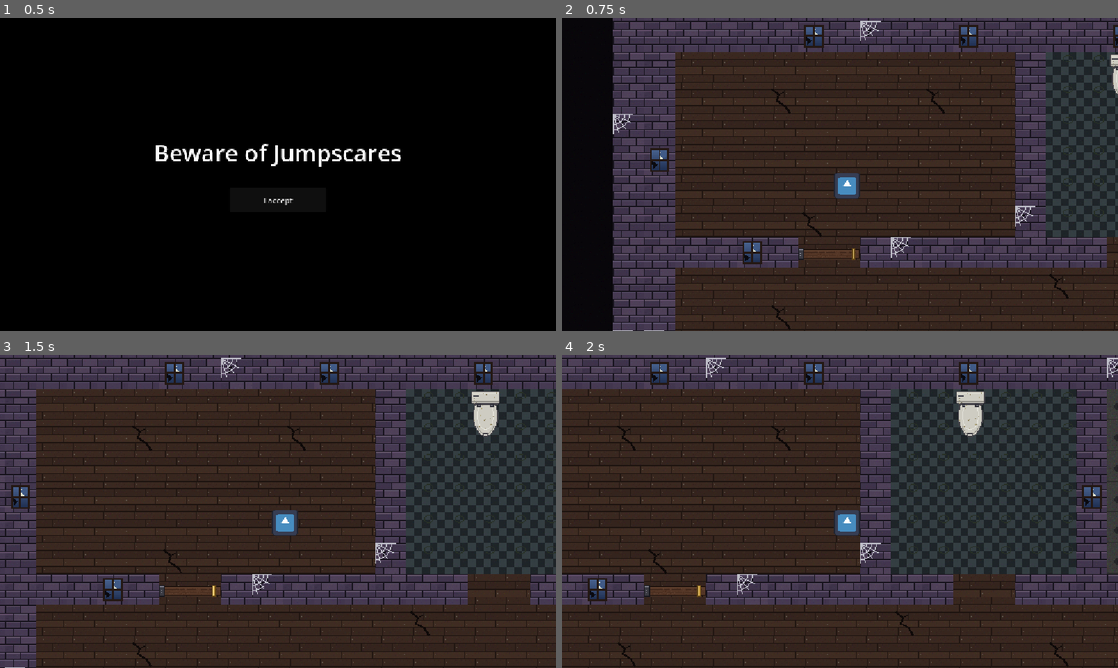
Above: before the commit, frames 1-4 (two rows, left to right).
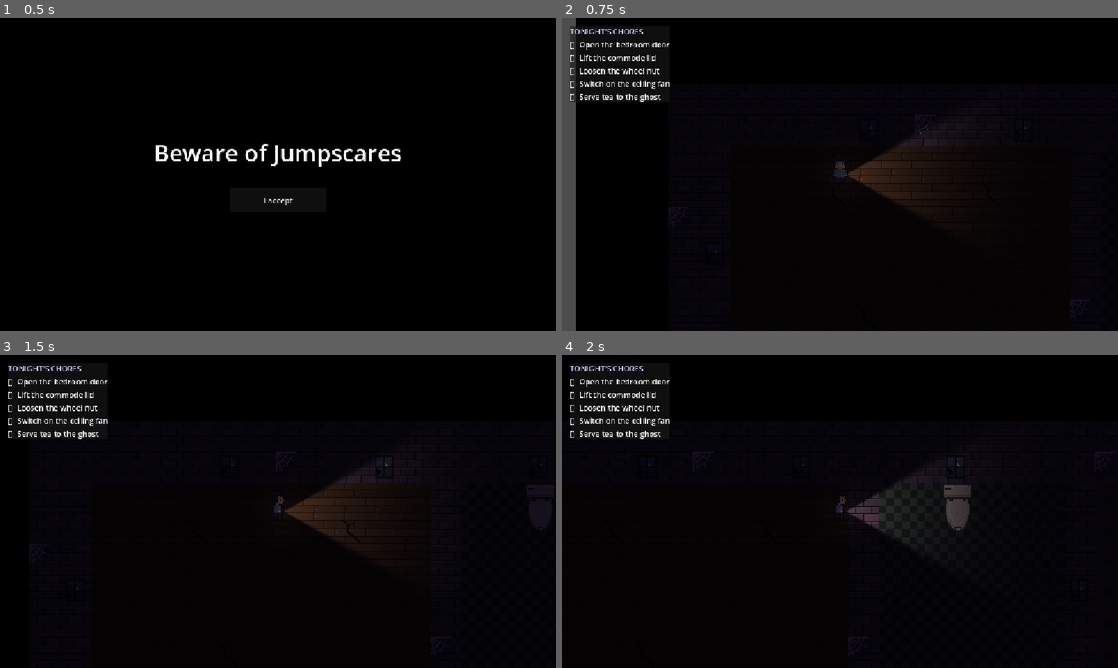
Above: after the commit, the same moments.

Repository: RohanSeshasaiVasa/Spooky_Physics
Game: Godot game, scene res://Scenes/House.tscn
Two runs of this game, one before a commit and one after it. Both use one fixed random seed, a clock stepped at 60 frames per second and the inputs below. The engine's default icon, where the game draws it, is replaced by a stand-in: a white triangle on a blue panel in a dark square.
Inputs (mouse positions are in pixels of both pictures, inside the frame that each line leads up to):
- Up to frame 1 (0.5 s): no input
- Up to frame 2 (0.75 s): click "I accept" at 0.5 s
- Up to frame 3 (1.5 s): tap Enter at 1.25 s; move the mouse to (400, 495) at 1.27 s; hold D (move_right) from 1.28 s (still down); hold E (interact) from 1.28 s (still down); click (400, 495) at 1.42 s
- Up to frame 4 (2 s): keep holding D (move_right); keep holding E (interact)

Frame 1 is identical in both runs. In frame 2, 87% of the frame differs, in the area x 0-100%, y 0-100%; in frame 3, 93%; in frame 4, 93%.

Commit message:
Polished the game

Diff:
--- /dev/null
+++ b/Assets/unshaded.tres
@@ -0,0 +1,4 @@
+[gd_resource type="CanvasItemMaterial" format=3 uid="uid://b3wx0q6hjkj6w"]
+
+[resource]
+light_mode = 1
--- a/Scenes/Commode.tscn
+++ b/Scenes/Commode.tscn
@@ -4,6 +4,7 @@
 [ext_resource type="Texture2D" uid="uid://2p7t421brcd1" path="res://Assets/toilet.png" id="2_pds5p"]
 [ext_resource type="Texture2D" uid="uid://bawrj2h87hqcs" path="res://Assets/toilet_lid.png" id="3_65q3a"]
 [ext_resource type="LabelSettings" uid="uid://c5i4buj4vu1qn" path="res://Assets/pormpt_label.tres" id="3_g103t"]
+[ext_resource type="Material" uid="uid://b3wx0q6hjkj6w" path="res://Assets/unshaded.tres" id="4_g103t"]
 [ext_resource type="Texture2D" uid="uid://sh36ueguh3fe" path="res://Assets/torque_lid_diagram.png" id="5_65q3a"]
 
 [sub_resource type="RectangleShape2D" id="RectangleShape2D_38ogf"]
@@ -39,6 +40,7 @@
 shape = SubResource("RectangleShape2D_mw28t")
 
 [node name="Prompt" type="Label" parent="." unique_id=1941139618]
+material = ExtResource("4_g103t")
 offset_left = -60.0
 offset_top = -20.0
 offset_right = 60.0
--- a/Scenes/Door.tscn
+++ b/Scenes/Door.tscn
@@ -3,6 +3,7 @@
 [ext_resource type="Texture2D" uid="uid://bwx6d2kfa7qr1" path="res://Assets/door.png" id="1_38ogf"]
 [ext_resource type="Script" uid="uid://t5dmgqor1bhg" path="res://Scripts/door.gd" id="1_mw28t"]
 [ext_resource type="LabelSettings" uid="uid://c5i4buj4vu1qn" path="res://Assets/pormpt_label.tres" id="3_7mbvs"]
+[ext_resource type="Material" uid="uid://b3wx0q6hjkj6w" path="res://Assets/unshaded.tres" id="3_bgsld"]
 [ext_resource type="Texture2D" uid="uid://dwwfd1siliwjq" path="res://Assets/torque_door_diagram.png" id="4_1fk65"]
 
 [sub_resource type="RectangleShape2D" id="RectangleShape2D_38ogf"]
@@ -33,6 +34,7 @@
 shape = SubResource("RectangleShape2D_mw28t")
 
 [node name="Prompt" type="Label" parent="." unique_id=1941139618]
+material = ExtResource("3_bgsld")
 offset_left = -28.0
 offset_top = -40.0
 offset_right = 92.0
--- a/Scenes/House.tscn
+++ b/Scenes/House.tscn
@@ -9,6 +9,21 @@
 [ext_resource type="PackedScene" uid="uid://dvutstbhpd8qg" path="res://Scenes/fan.tscn" id="7_2u2x3"]
 [ext_resource type="PackedScene" uid="uid://bm2srmnak33dc" path="res://Scenes/tea.tscn" id="8_gfhlv"]
 
+[sub_resource type="OccluderPolygon2D" id="OccluderPolygon2D_gfhlv"]
+polygon = PackedVector2Array(-16, -16, 16, -16, 16, 16, -16, 16)
+
+[sub_resource type="OccluderPolygon2D" id="OccluderPolygon2D_ppwsj"]
+polygon = PackedVector2Array(-16, -16, 16, -16, 16, 16, -16, 16)
+
+[sub_resource type="OccluderPolygon2D" id="OccluderPolygon2D_vdgdd"]
+polygon = PackedVector2Array(-16, -16, 16, -16, 16, 16, -16, 16)
+
+[sub_resource type="OccluderPolygon2D" id="OccluderPolygon2D_bg37v"]
+polygon = PackedVector2Array(-16, -16, 16, -16, 16, 16, -16, 16)
+
+[sub_resource type="OccluderPolygon2D" id="OccluderPolygon2D_cy6o3"]
+polygon = PackedVector2Array(-16, -16, 16, -16, 16, 16, -16, 16)
+
 [sub_resource type="TileSetAtlasSource" id="TileSetAtlasSource_q8l06"]
 texture = ExtResource("1_ftrsn")
 texture_region_size = Vector2i(32, 32)
@@ -18,18 +33,24 @@
 3:0/0 = 0
 4:0/0 = 0
 0:1/0 = 0
+0:1/0/occlusion_layer_0/polygon_0/polygon = SubResource("OccluderPolygon2D_gfhlv")
 0:1/0/physics_layer_0/polygon_0/points = PackedVector2Array(-16, -16, 16, -16, 16, 16, -16, 16)
 1:1/0 = 0
+1:1/0/occlusion_layer_0/polygon_0/polygon = SubResource("OccluderPolygon2D_ppwsj")
 1:1/0/physics_layer_0/polygon_0/points = PackedVector2Array(-16, -16, 16, -16, 16, 16, -16, 16)
 2:1/0 = 0
+2:1/0/occlusion_layer_0/polygon_0/polygon = SubResource("OccluderPolygon2D_vdgdd")
 2:1/0/physics_layer_0/polygon_0/points = PackedVector2Array(-16, -16, 16, -16, 16, 16, -16, 16)
 3:1/0 = 0
+3:1/0/occlusion_layer_0/polygon_0/polygon = SubResource("OccluderPolygon2D_bg37v")
 3:1/0/physics_layer_0/polygon_0/points = PackedVector2Array(-16, -16, 16, -16, 16, 16, -16, 16)
 4:1/0 = 0
+4:1/0/occlusion_layer_0/polygon_0/polygon = SubResource("OccluderPolygon2D_cy6o3")
 4:1/0/physics_layer_0/polygon_0/points = PackedVector2Array(-16, -16, 16, -16, 16, 16, -16, 16)
 
 [sub_resource type="TileSet" id="TileSet_bde3n"]
 tile_size = Vector2i(32, 32)
+occlusion_layer_0/light_mask = 1
 physics_layer_0/collision_layer = 1
 sources/0 = SubResource("TileSetAtlasSource_q8l06")
 
@@ -43,7 +64,7 @@
 position = Vector2(192, 273)
 
 [node name="Player" parent="." unique_id=1013173007 instance=ExtResource("1_xvb4y")]
-position = Vector2(-272, -27)
+position = Vector2(178, 94)
 
 [node name="Commode" parent="." unique_id=738299177 instance=ExtResource("4_c8aik")]
 position = Vector2(530, 66)
@@ -94,4 +115,7 @@
 [node name="Tea" parent="." unique_id=301102937 instance=ExtResource("8_gfhlv")]
 position = Vector2(167, 528)
 
+[node name="CanvasModulate" type="CanvasModulate" parent="." unique_id=839438627]
+color = Color(0.101960786, 0.078431375, 0.14901961, 1)
+
 [connection signal="pressed" from="Warning/Center/VBox/AcceptButton" to="Warning" method="_on_accept_button_pressed"]
--- a/Scenes/Player.tscn
+++ b/Scenes/Player.tscn
@@ -1,23 +1,164 @@
 [gd_scene format=3 uid="uid://bgc6pppamscw0"]
 
 [ext_resource type="Script" uid="uid://cymwx3rssigd6" path="res://Scripts/player.gd" id="1_kyqiw"]
-[ext_resource type="Texture2D" uid="uid://bll7vke4r6cg1" path="res://Assets/icon.svg" id="1_rpqav"]
+[ext_resource type="Texture2D" uid="uid://c7rjoyr3k4vjl" path="res://Assets/player_sheet.png" id="3_dewec"]
+[ext_resource type="Texture2D" uid="uid://b77vem7i5bbgy" path="res://Assets/flashlight.png" id="3_gntrk"]
 
-[sub_resource type="CircleShape2D" id="CircleShape2D_bde3n"]
-radius = 13.0
+[sub_resource type="RectangleShape2D" id="RectangleShape2D_gntrk"]
+size = Vector2(16, 31)
+
+[sub_resource type="AtlasTexture" id="AtlasTexture_5ixxa"]
+atlas = ExtResource("3_dewec")
+region = Rect2(0, 0, 24, 32)
+
+[sub_resource type="AtlasTexture" id="AtlasTexture_nn08x"]
+atlas = ExtResource("3_dewec")
+region = Rect2(24, 0, 24, 32)
+
+[sub_resource type="AtlasTexture" id="AtlasTexture_52ee3"]
+atlas = ExtResource("3_dewec")
+region = Rect2(48, 0, 24, 32)
+
+[sub_resource type="AtlasTexture" id="AtlasTexture_bhhdu"]
+atlas = ExtResource("3_dewec")
+region = Rect2(72, 0, 24, 32)
+
+[sub_resource type="AtlasTexture" id="AtlasTexture_gntrk"]
+atlas = ExtResource("3_dewec")
+region = Rect2(0, 32, 24, 32)
+
+[sub_resource type="AtlasTexture" id="AtlasTexture_dewec"]
+atlas = ExtResource("3_dewec")
+region = Rect2(24, 32, 24, 32)
+
+[sub_resource type="AtlasTexture" id="AtlasTexture_megsn"]
+atlas = ExtResource("3_dewec")
+region = Rect2(48, 32, 24, 32)
+
+[sub_resource type="AtlasTexture" id="AtlasTexture_yoq75"]
+atlas = ExtResource("3_dewec")
+region = Rect2(72, 32, 24, 32)
+
+[sub_resource type="AtlasTexture" id="AtlasTexture_ksbbd"]
+atlas = ExtResource("3_dewec")
+region = Rect2(0, 64, 24, 32)
+
+[sub_resource type="AtlasTexture" id="AtlasTexture_glx4g"]
+atlas = ExtResource("3_dewec")
+region = Rect2(24, 64, 24, 32)
+
+[sub_resource type="AtlasTexture" id="AtlasTexture_miouo"]
+atlas = ExtResource("3_dewec")
+region = Rect2(48, 64, 24, 32)
+
+[sub_resource type="AtlasTexture" id="AtlasTexture_o3h8g"]
+atlas = ExtResource("3_dewec")
+region = Rect2(72, 64, 24, 32)
+
+[sub_resource type="AtlasTexture" id="AtlasTexture_1e7my"]
+atlas = ExtResource("3_dewec")
+region = Rect2(0, 96, 24, 32)
+
+[sub_resource type="AtlasTexture" id="AtlasTexture_arntx"]
+atlas = ExtResource("3_dewec")
+region = Rect2(24, 96, 24, 32)
+
+[sub_resource type="AtlasTexture" id="AtlasTexture_lslt6"]
+atlas = ExtResource("3_dewec")
+region = Rect2(48, 96, 24, 32)
+
+[sub_resource type="AtlasTexture" id="AtlasTexture_ulo2v"]
+atlas = ExtResource("3_dewec")
+region = Rect2(72, 96, 24, 32)
+
+[sub_resource type="SpriteFrames" id="SpriteFrames_kyqiw"]
+animations = [{
+"frames": [{
+"duration": 1.0,
+"texture": SubResource("AtlasTexture_5ixxa")
+}, {
+"duration": 1.0,
+"texture": SubResource("AtlasTexture_nn08x")
+}, {
+"duration": 1.0,
+"texture": SubResource("AtlasTexture_52ee3")
+}, {
+"duration": 1.0,
+"texture": SubResource("AtlasTexture_bhhdu")
+}],
+"loop": 1,
+"name": &"walk_down",
+"speed": 8.0
+}, {
+"frames": [{
+"duration": 1.0,
+"texture": SubResource("AtlasTexture_gntrk")
+}, {
+"duration": 1.0,
+"texture": SubResource("AtlasTexture_dewec")
+}, {
+"duration": 1.0,
+"texture": SubResource("AtlasTexture_megsn")
+}, {
+"duration": 1.0,
+"texture": SubResource("AtlasTexture_yoq75")
+}],
+"loop": 1,
+"name": &"walk_left",
+"speed": 8.0
+}, {
+"frames": [{
+"duration": 1.0,
+"texture": SubResource("AtlasTexture_ksbbd")
+}, {
+"duration": 1.0,
+"texture": SubResource("AtlasTexture_glx4g")
+}, {
+"duration": 1.0,
+"texture": SubResource("AtlasTexture_miouo")
+}, {
+"duration": 1.0,
+"texture": SubResource("AtlasTexture_o3h8g")
+}],
+"loop": 1,
+"name": &"walk_right",
+"speed": 8.0
+}, {
+"frames": [{
+"duration": 1.0,
+"texture": SubResource("AtlasTexture_1e7my")
+}, {
+"duration": 1.0,
+"texture": SubResource("AtlasTexture_arntx")
+}, {
+"duration": 1.0,
+"texture": SubResource("AtlasTexture_lslt6")
+}, {
+"duration": 1.0,
+"texture": SubResource("AtlasTexture_ulo2v")
+}],
+"loop": 1,
+"name": &"walk_up",
+"speed": 8.0
+}]
 
 [node name="Player" type="CharacterBody2D" unique_id=1013173007]
 script = ExtResource("1_kyqiw")
 
-[node name="Sprite2D" type="Sprite2D" parent="." unique_id=2021174940]
-position = Vector2(514.5, 229.49998)
-scale = Vector2(0.21093732, 0.21093768)
-texture = ExtResource("1_rpqav")
-
 [node name="CollisionShape2D" type="CollisionShape2D" parent="." unique_id=157117476]
-position = Vector2(515, 230)
-shape = SubResource("CircleShape2D_bde3n")
+position = Vector2(0, -5.5)
+shape = SubResource("RectangleShape2D_gntrk")
 
 [node name="Camera2D" type="Camera2D" parent="." unique_id=1790275496]
-position = Vector2(507, 218)
 zoom = Vector2(2, 2)
+
+[node name="Flashlight" type="PointLight2D" parent="." unique_id=1540335321]
+position = Vector2(6, 0)
+color = Color(1, 0.9098039, 0.6901961, 1)
+energy = 1.2
+texture = ExtResource("3_gntrk")
+
+[node name="AnimatedSprite2D" type="AnimatedSprite2D" parent="." unique_id=198288693]
+position = Vector2(0, -6)
+sprite_frames = SubResource("SpriteFrames_kyqiw")
+animation = &"walk_down"
--- /dev/null
+++ b/Scenes/chore_list.tscn
@@ -0,0 +1,87 @@
+[gd_scene format=3 uid="uid://c57d7mhxuvdg"]
+
+[ext_resource type="Script" uid="uid://2t51cufwjo3" path="res://Scripts/chore_list.gd" id="1_nf8pk"]
+
+[node name="ChoreList" type="CanvasLayer" unique_id=143188522]
+process_mode = 3
+script = ExtResource("1_nf8pk")
+
+[node name="ListPanel" type="PanelContainer" parent="." unique_id=1575281029]
+offset_left = 16.0
+offset_top = 16.0
+offset_right = 56.0
+offset_bottom = 174.0
+
+[node name="VBox" type="VBoxContainer" parent="ListPanel" unique_id=1592964048]
+layout_mode = 2
+
+[node name="Header" type="Label" parent="ListPanel/VBox" unique_id=1175849240]
+layout_mode = 2
+theme_override_colors/font_color = Color(0.8509804, 0.78039217, 1, 1)
+text = "TONIGHT'S CHORES"
+
+[node name="Tasks" type="VBoxContainer" parent="ListPanel/VBox" unique_id=1686996445]
+unique_name_in_owner = true
+layout_mode = 2
+
+[node name="Door" type="Label" parent="ListPanel/VBox/Tasks" unique_id=23603257]
+layout_mode = 2
+text = "Open the bedroom door"
+
+[node name="Commode" type="Label" parent="ListPanel/VBox/Tasks" unique_id=2054684030]
+layout_mode = 2
+text = "Lift the commode lid"
+
+[node name="WheelNut" type="Label" parent="ListPanel/VBox/Tasks" unique_id=132259301]
+layout_mode = 2
+text = "Loosen the wheel nut"
+
+[node name="Fan" type="Label" parent="ListPanel/VBox/Tasks" unique_id=741620163]
+layout_mode = 2
+text = "Switch on the ceiling fan"
+
+[node name="Tea" type="Label" parent="ListPanel/VBox/Tasks" unique_id=892811776]
+layout_mode = 2
+text = "Serve tea to the ghost"
+
+[node name="Ending" type="ColorRect" parent="." unique_id=825802211]
+unique_name_in_owner = true
+visible = false
+anchors_preset = 15
+anchor_right = 1.0
+anchor_bottom = 1.0
+grow_horizontal = 2
+grow_vertical = 2
+color = Color(0, 0, 0, 0.9098039)
+
+[node name="Center" type="CenterContainer" parent="Ending" unique_id=2031999267]
+layout_mode = 1
+anchors_preset = 15
+anchor_right = 1.0
+anchor_bottom = 1.0
+grow_horizontal = 2
+grow_vertical = 2
+
+[node name="VBox" type="VBoxContainer" parent="Ending/Center" unique_id=1648433239]
+layout_mode = 2
+theme_override_constants/separation = 24
+
+[node name="EndTitle" type="Label" parent="Ending/Center/VBox" unique_id=1227072648]
+layout_mode = 2
+theme_override_colors/font_color = Color(0.8509804, 0.78039217, 1, 1)
+theme_override_font_sizes/font_size = 40
+text = "YOU SURVIVED THE NIGHT"
+horizontal_alignment = 1
+
+[node name="Summary" type="Label" parent="Ending/Center/VBox" unique_id=1647553390]
+unique_name_in_owner = true
+layout_mode = 2
+theme_override_font_sizes/font_size = 20
+horizontal_alignment = 1
+
+[node name="PlayAgainButton" type="Button" parent="Ending/Center/VBox" unique_id=411291106]
+layout_mode = 2
+size_flags_horizontal = 4
+text = "Play again"
+
+[connection signal="pressed" from="Ending/Center/VBox/PlayAgainButton" to="." method="_on_play_again_button_pressed"]
--- a/Scenes/fan.tscn
+++ b/Scenes/fan.tscn
@@ -4,6 +4,7 @@
 [ext_resource type="Texture2D" uid="uid://xqenplisbiaw" path="res://Assets/fan_diagram.png" id="3_bbowg"]
 [ext_resource type="Texture2D" uid="uid://d2khu4yebtgjd" path="res://Assets/fan_blades.png" id="3_j6bxr"]
 [ext_resource type="LabelSettings" uid="uid://c5i4buj4vu1qn" path="res://Assets/pormpt_label.tres" id="3_jvs0n"]
+[ext_resource type="Material" uid="uid://b3wx0q6hjkj6w" path="res://Assets/unshaded.tres" id="3_rn3eh"]
 
 [sub_resource type="CircleShape2D" id="CircleShape2D_j6bxr"]
 radius = 40.0
@@ -21,6 +22,7 @@
 shape = SubResource("CircleShape2D_j6bxr")
 
 [node name="Prompt" type="Label" parent="." unique_id=1941139618]
+material = ExtResource("3_rn3eh")
 offset_left = -60.0
 offset_top = -56.0
 offset_right = 60.0
--- a/Scenes/tea.tscn
+++ b/Scenes/tea.tscn
@@ -5,6 +5,7 @@
 [ext_resource type="Texture2D" uid="uid://03fftwm2q05g" path="res://Assets/teacup.png" id="3_0evca"]
 [ext_resource type="LabelSettings" uid="uid://c5i4buj4vu1qn" path="res://Assets/pormpt_label.tres" id="4_6jo7a"]
 [ext_resource type="Texture2D" uid="uid://6qjmxi7di5eb" path="res://Assets/ghost.png" id="4_wyyjc"]
+[ext_resource type="Material" uid="uid://b3wx0q6hjkj6w" path="res://Assets/unshaded.tres" id="5_sy3t5"]
 [ext_resource type="Texture2D" uid="uid://b5weshxgenwky" path="res://Assets/tea_diagram.png" id="6_wyyjc"]
 
 [sub_resource type="RectangleShape2D" id="RectangleShape2D_38ogf"]
@@ -30,6 +31,7 @@
 texture = ExtResource("3_0evca")
 
 [node name="Ghost" type="Sprite2D" parent="." unique_id=2123383521]
+material = ExtResource("5_sy3t5")
 position = Vector2(204, 0)
 texture = ExtResource("4_wyyjc")
 
@@ -40,6 +42,7 @@
 shape = SubResource("CircleShape2D_wyyjc")
 
 [node name="Prompt" type="Label" parent="." unique_id=1941139618]
+material = ExtResource("5_sy3t5")
 offset_left = -90.0
 offset_top = -48.0
 offset_right = 30.0
--- a/Scenes/wheel_nut.tscn
+++ b/Scenes/wheel_nut.tscn
@@ -2,6 +2,7 @@
 
 [ext_resource type="Script" uid="uid://dkt7tjfuk0s7k" path="res://Scripts/wheel_nut.gd" id="1_8n88y"]
 [ext_resource type="Texture2D" uid="uid://8ss4kwaliowh" path="res://Assets/wheel.png" id="2_8n88y"]
+[ext_resource type="Material" uid="uid://b3wx0q6hjkj6w" path="res://Assets/unshaded.tres" id="3_m3ar2"]
 [ext_resource type="Texture2D" uid="uid://n4w1lu17hnjx" path="res://Assets/couple_diagram.png" id="4_8n88y"]
 [ext_resource type="LabelSettings" uid="uid://c5i4buj4vu1qn" path="res://Assets/pormpt_label.tres" id="4_g4hnq"]
 [ext_resource type="Texture2D" uid="uid://b86b42850tyhv" path="res://Assets/wheel_brace.png" id="5_8n88y"]
@@ -29,6 +30,7 @@
 shape = SubResource("CircleShape2D_8es50")
 
 [node name="Prompt" type="Label" parent="." unique_id=1941139618]
+material = ExtResource("3_m3ar2")
 offset_left = -59.0
 offset_top = -56.0
 offset_right = 61.0
--- /dev/null
+++ b/Scripts/chore_list.gd
@@ -0,0 +1,52 @@
+extends CanvasLayer
+
+@export var ending_delay: float = 3.0
+
+var tasks := {}
+var results := {}
+
+@onready var tasks_box: VBoxContainer = %Tasks
+@onready var ending: ColorRect = %Ending
+@onready var summary: Label = %Summary
+
+func _ready() -> void:
+	for label in tasks_box.get_children():
+		tasks[str(label.name)] = label.text
+	reset()
+
+func finish(chore: String, success: bool) -> void:
+	results[chore] = success
+	var label: Label = tasks_box.get_node(chore)
+	if success:
+		label.text = "[x]  " + tasks[chore]
+		label.modulate = Color(0.6, 1.0, 0.6)
+	else:
+		label.text = "[!]  " + tasks[chore] + "  (broken)"
+		label.modulate = Color(1.0, 0.45, 0.45)
+
+	if results.size() == tasks.size():
+		var tween := create_tween()
+		tween.tween_interval(ending_delay)
+		tween.tween_callback(show_ending)
+
+func show_ending() -> void:
+	var done_right: int = results.values().count(true)
+	summary.text = "Chores done right: %d / %d\n" % [done_right, tasks.size()]
+	if done_right == tasks.size():
+		summary.text += "The house is pleased with you."
+	else:
+		summary.text += "The house will remember what you broke....."
+	ending.show()
+	get_tree().paused = true
+
+func _on_play_again_button_pressed() -> void:
+	reset()
+	get_tree().paused = false
+	get_tree().reload_current_scene()
+
+func reset() -> void:
+	results.clear()
+	ending.hide()
+	for label in tasks_box.get_children():
+		label.text = "[]  " + tasks[str(label.name)]
+		label.modulate = Color.WHITE
--- a/Scripts/commode.gd
+++ b/Scripts/commode.gd
@@ -30,6 +30,7 @@
 	var tween := create_tween()
 	tween.tween_property(hinge, "scale:y", 0.15, 0.5) \
 		.set_trans(Tween.TRANS_BACK).set_ease(Tween.EASE_OUT)
+	ChoreList.finish("Commode", true)
 
 func _on_push_button_pressed() -> void:
 	var force := answer_input.text.to_float()
@@ -58,4 +59,5 @@
 	tween.tween_property(hinge, "position", hinge.position + Vector2(40, 70), 0.35)
 	tween.tween_property(hinge, "rotation_degrees", 200.0, 0.35)
 	tween.tween_property(hinge, "modulate", Color(0.5, 0.5, 0.5), 0.35)
+	ChoreList.finish("Commode", false)
 	JumpScare.play()
--- a/Scripts/door.gd
+++ b/Scripts/door.gd
@@ -29,6 +29,7 @@
 	var tween := create_tween()
 	tween.tween_property(hinge, "rotation_degrees", 90.0, 0.6) \
 		.set_trans(Tween.TRANS_BACK).set_ease(Tween.EASE_OUT)
+	ChoreList.finish("Door", true)
 
 func _on_push_button_pressed() -> void:
 	var force := answer_input.text.to_float()
@@ -56,4 +57,5 @@
 	tween.tween_property(hinge, "rotation_degrees", 110.0, 0.25)
 	tween.tween_property(hinge, "position", Vector2(8, 40), 0.25)
 	tween.tween_property(hinge, "modulate", Color(0.5, 0.5, 0.5), 0.25)
+	ChoreList.finish("Door", false)
 	JumpScare.play()
--- a/Scripts/fan.gd
+++ b/Scripts/fan.gd
@@ -51,9 +51,14 @@
 
 	if absf(alpha - correct_alpha) < 0.05:
 		is_done = true
+		tween.tween_callback(ChoreList.finish.bind("Fan", true))
 	elif alpha > correct_alpha:
 		wobbling = true
 		tween.tween_callback(fly_off)
+	else:
+		tween.tween_interval(0.5)
+		tween.tween_property(self, "spin_speed", start_speed, 2.0)
+		tween.tween_callback(allow_retry)
 
 func fly_off() -> void:
 	wobbling = false
@@ -66,6 +71,8 @@
 	tween.tween_property(blades, "modulate", Color(0.5, 0.5, 0.5), 0.5)
 	tween.tween_property(self, "spin_speed", 0.0, 0.8)
 
+	ChoreList.finish("Fan", false)
+
 func allow_retry() -> void:
 	enabled = true
 	prompt.visible = player_nearby
--- a/Scripts/player.gd
+++ b/Scripts/player.gd
@@ -1,6 +1,10 @@
 extends CharacterBody2D
 
 @export var speed: float = 400.0
+@export var light_energy: float = 1.2
+
+@onready var flashlight: PointLight2D = $Flashlight
+@onready var sprite: AnimatedSprite2D = $AnimatedSprite2D
 
 func _ready() -> void:
 	add_to_group("player")
@@ -9,3 +13,25 @@
 	var direction := Input.get_vector("move_left", "move_right", "move_up", "move_down")
 	velocity = direction * speed
 	move_and_slide()
+
+	if direction != Vector2.ZERO:
+		flashlight.rotation = lerp_angle(flashlight.rotation, direction.angle(), 0.2)
+
+	update_animation(direction)
+
+func _process(delta: float) -> void:
+	if randf() < 0.008:
+		flashlight.energy = randf_range(0.1, 0.5)
+	else:
+		flashlight.energy = lerpf(flashlight.energy, light_energy, 0.1)
+
+func update_animation(direction: Vector2) -> void:
+	if direction == Vector2.ZERO:
+		sprite.stop()
+		return
+	var facing: String
+	if absf(direction.x) > absf(direction.y):
+		facing = "right" if direction.x > 0 else "left"
+	else:
+		facing = "down" if direction.y > 0 else "up"
+	sprite.play("walk_" + facing)
--- a/Scripts/tea.gd
+++ b/Scripts/tea.gd
@@ -66,6 +66,7 @@
 	var tween := create_tween().set_parallel()
 	tween.tween_property(ghost, "modulate:a", 0.0, 1.5)
 	tween.tween_property(cup, "modulate:a", 0.0, 1.5)
+	ChoreList.finish("Tea", true)
 
 func fly_off_table() -> void:
 	is_done = true
@@ -74,6 +75,7 @@
 	tween.tween_property(cup, "scale", Vector2(0.6, 0.6), 0.2)
 	tween.tween_callback(JumpScare.play)
 	tween.tween_property(cup, "modulate:a", 0.0, 0.3)
+	ChoreList.finish("Tea", false)
 
 func allow_retry() -> void:
 	enabled = true
--- a/Scripts/wheel_nut.gd
+++ b/Scripts/wheel_nut.gd
@@ -71,3 +71,4 @@
 	var tween := create_tween()
 	tween.tween_property(brace, "rotation_degrees", -720.0, 1.2) \
 		.set_trans(Tween.TRANS_QUAD).set_ease(Tween.EASE_IN_OUT)
+	ChoreList.finish("WheelNut", true)
--- a/project.godot
+++ b/project.godot
@@ -18,6 +18,7 @@
 [autoload]
 
 JumpScare="*uid://bhkyim5f364hn"
+ChoreList="*uid://c57d7mhxuvdg"
 
 [display]
 
Binary file added: Assets/flashlight.png
Not shown, added: Assets/flashlight.png.import
Binary file added: Assets/player_sheet.png
Not shown, added: Assets/player_sheet.png.import
Not shown, added: Scripts/chore_list.gd.uid
